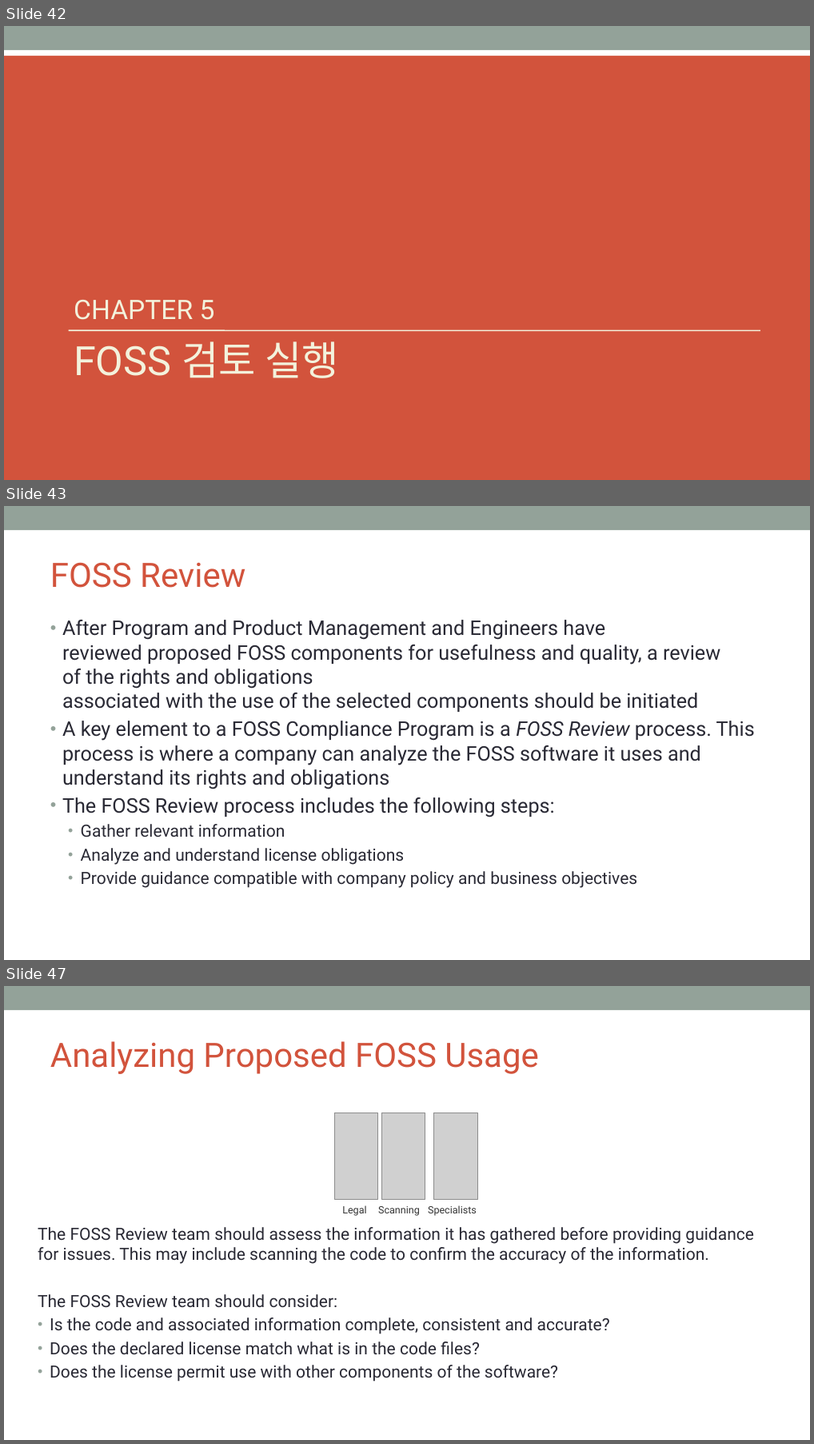
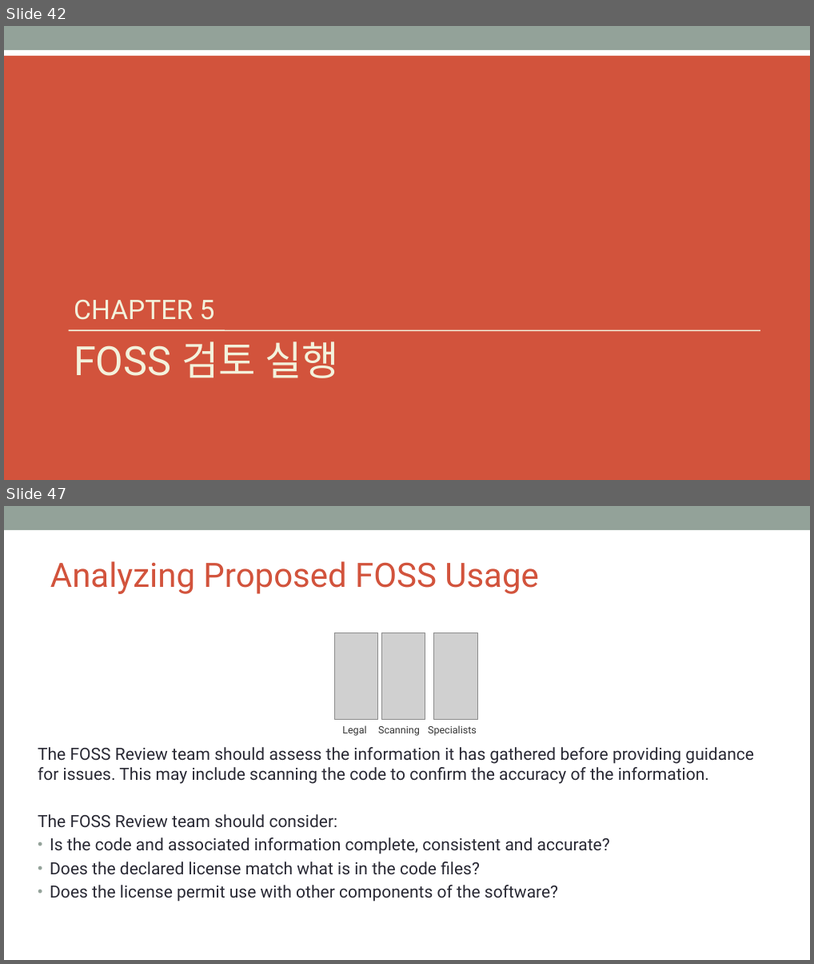
Before and after one commit to OpenChain-KWG/Curriculum-Translation-KR, a slide deck: target/slides/openchain-curriculum-for-1-1.pptx. Shown one above the other, each under a label of ours: slides 42, 43 and 47 before the commit, slides 42 and 47 after it; the slides between them are not shown. The pictures are 814x1444 and 814x964 pixels, drawn with LibreOffice and Linux fonts; fonts in the diff are those of the drawing; grey boxes stand for pictures; background and template pictures are left out. Boxes give left, top, right and bottom in pixels: in the first picture for what was removed or moved away, otherwise in the second. Text is boxed around its words. In the diff, an @@ line names an element or a change of style, - is before the commit and + after.

```diff
--- a/target/slides/openchain-curriculum-for-1-1.pptx
+++ b/target/slides/openchain-curriculum-for-1-1.pptx
@@ slide 43 removed at box(4, 506, 810, 960), background #FFFFFF; not listed: 1 template element that a slide beside it also shows @@
@@ title removed at box(50, 562, 246, 588) @@
-FOSS Review
@@ text removed at box(62, 620, 755, 888) @@
-• After Program and Product Management and Engineers have reviewed proposed FOSS components for usefulness and quality, a review of the rights and obligations
-  associated with the use of the selected components should be initiated
-• A key element to a FOSS Compliance Program is a FOSS Review process. This process is where a company can analyze the FOSS software it uses and understand its rights and obligations
-• The FOSS Review process includes the following steps:
-  • Gather relevant information
-  • Analyze and understand license obligations
-  • Provide guidance compatible with company policy and business objectives
```
Also in this commit, not shown: 4 slides changed, 3 slides added, 2 other slides removed, 10 other files.
